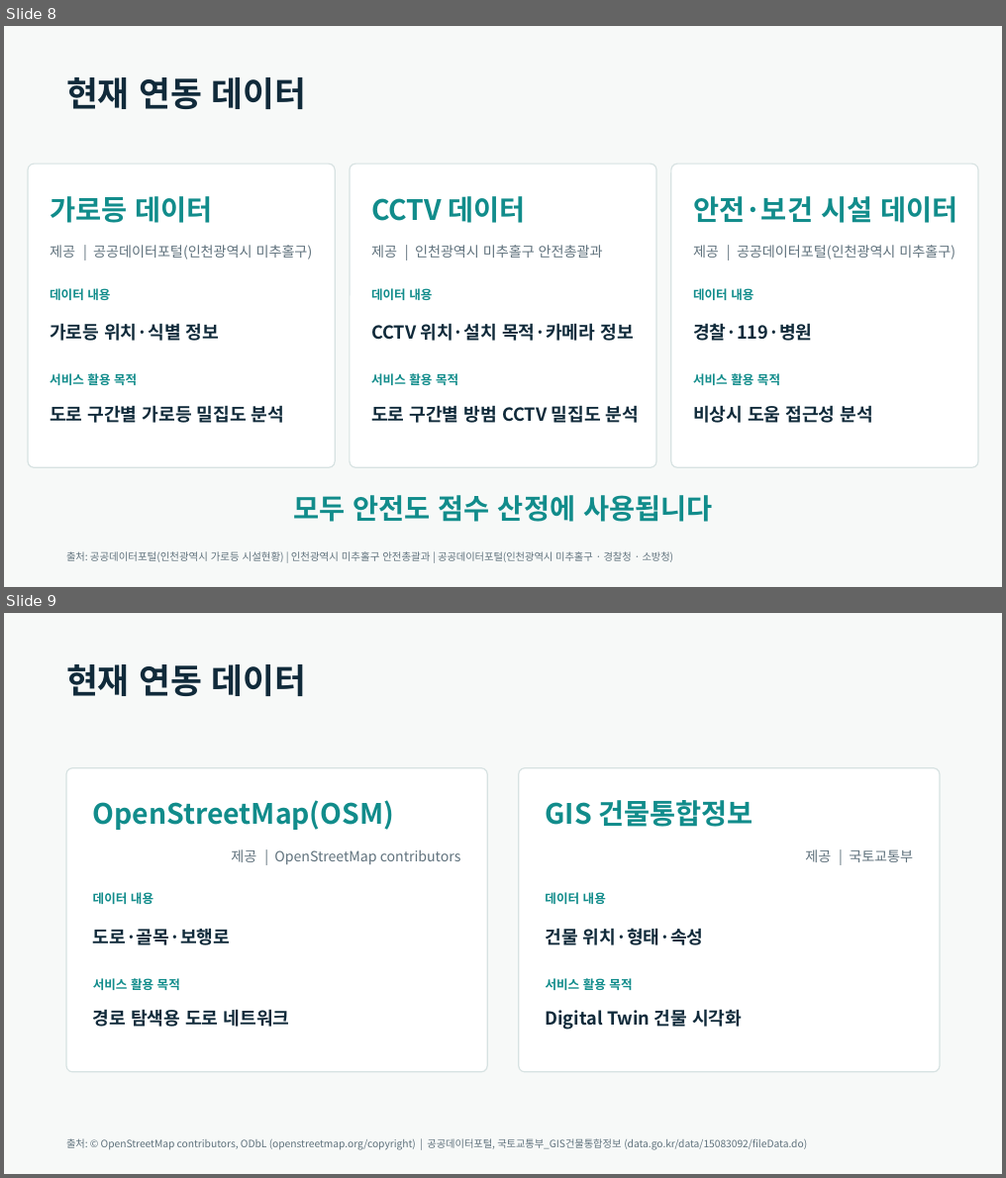
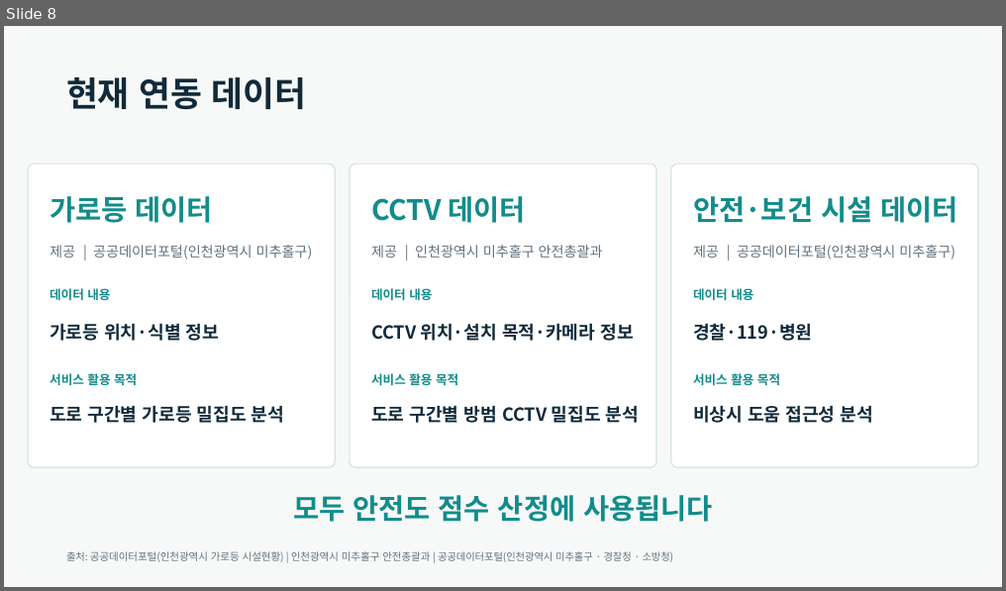
Before and after one commit to taein0926/SafeAlley, a slide deck: output/SafeAlley_Digital_Twin_발표자료_8p_v3.pptx. Shown one above the other, each under a label of ours: slides 8 and 9 before the commit, slide 8 after it. The pictures are 1006x1178 and 1006x591 pixels, drawn with LibreOffice and Linux fonts; fonts in the diff are those of the drawing. Boxes give left, top, right and bottom in pixels: in the first picture for what was removed or moved away, otherwise in the second. Text is boxed around its words. In the diff, an @@ line names an element or a change of style, - is before the commit and + after.

```diff
--- a/output/SafeAlley_Digital_Twin_발표자료_8p_v3.pptx
+++ b/output/SafeAlley_Digital_Twin_발표자료_8p_v3.pptx
@@ slide 9 removed at box(4, 613, 1002, 1174), background #F7F9F8 @@
@@ text removed at box(66, 664, 307, 696) @@
-현재 연동 데이터
@@ rounded rectangle removed at box(66, 768, 487, 1072) @@
@@ rounded rectangle removed at box(519, 768, 940, 1072) @@
@@ text removed at box(93, 800, 394, 830) @@
-OpenStreetMap(OSM)
@@ text removed at box(546, 800, 753, 827) @@
-GIS 건물통합정보
@@ text removed at box(231, 850, 461, 864) @@
-제공 | OpenStreetMap contributors
@@ text removed at box(805, 850, 913, 862) @@
-제공 | 국토교통부
@@ text removed at box(93, 892, 153, 904) @@
-데이터 내용
@@ text removed at box(545, 892, 606, 904) @@
-데이터 내용
@@ text removed at box(93, 928, 230, 946) @@
-도로·골목·보행로
@@ text removed at box(545, 928, 704, 946) @@
-건물 위치·형태·속성
@@ text removed at box(93, 978, 180, 990) @@
-서비스 활용 목적
@@ text removed at box(546, 978, 632, 990) @@
-서비스 활용 목적
@@ text removed at box(93, 1009, 290, 1027) @@
-경로 탐색용 도로 네트워크
@@ text removed at box(545, 1009, 742, 1030) @@
-Digital Twin 건물 시각화
@@ text removed at box(66, 1139, 807, 1151) @@
-출처: © OpenStreetMap contributors, ODbL (openstreetmap.org/copyright) | 공공데이터포털, 국토교통부_GIS건물통합정보 (data.go.kr/data/15083092/fileData.do)
```
Also in this commit, not shown: 2 slides changed, 8 other files.
